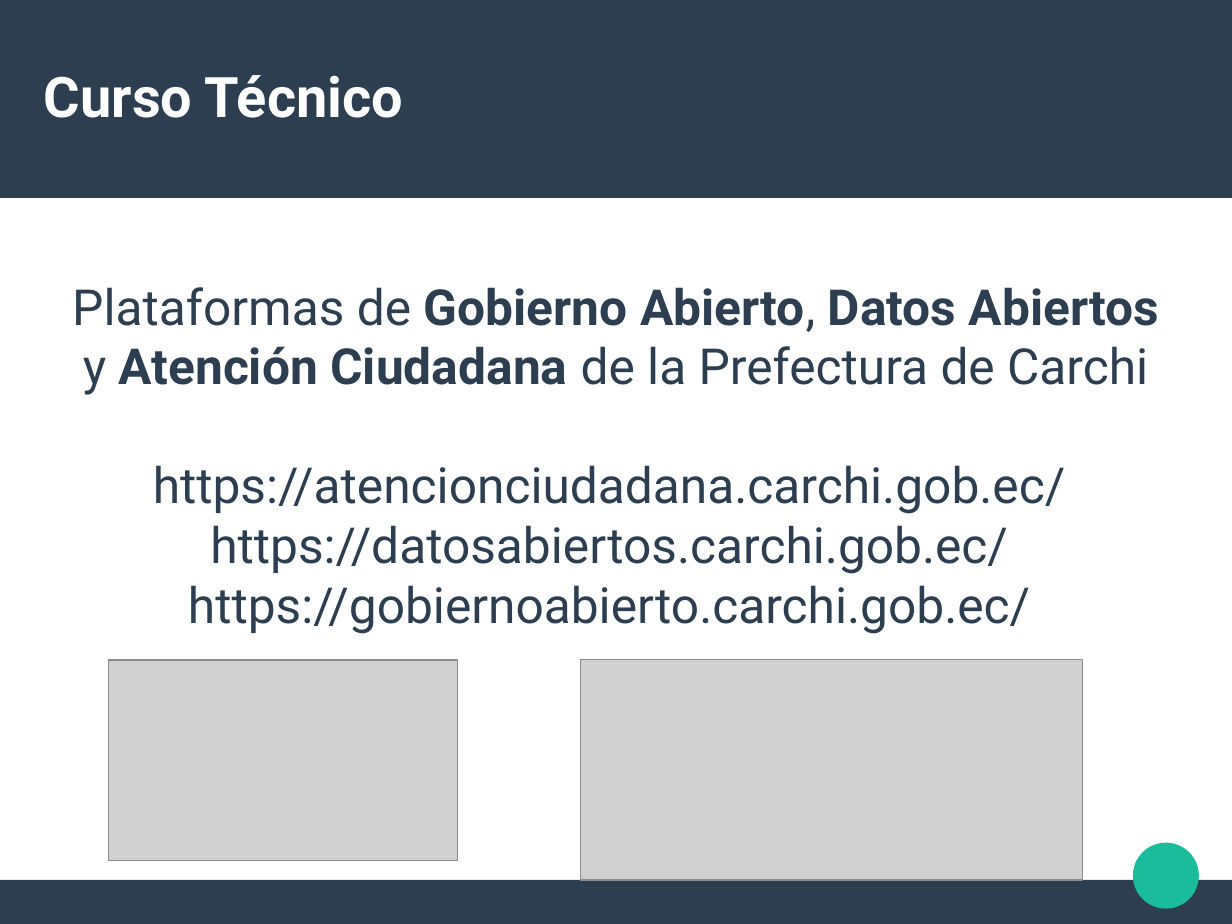
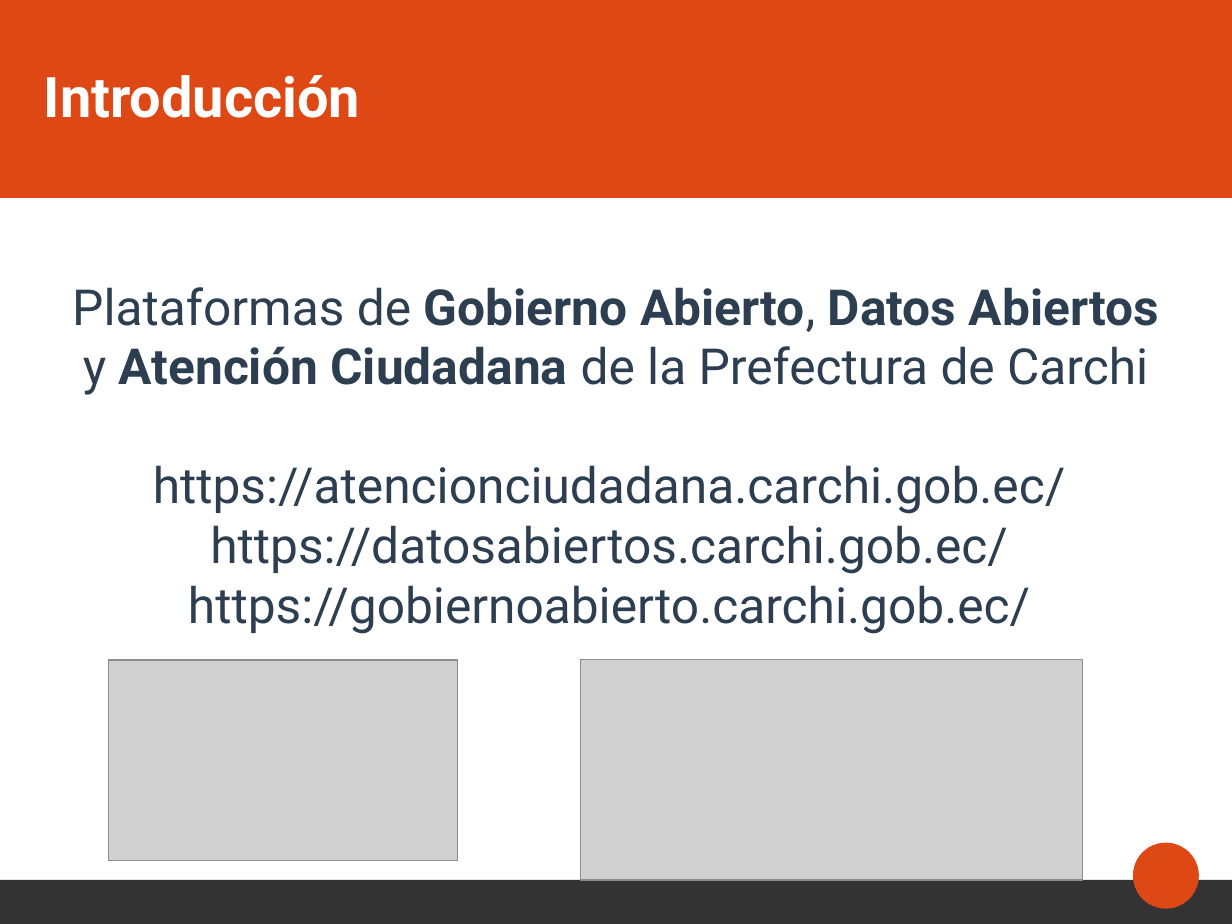
Before and after one commit to alabs/carchi_deploy, a slide deck: slide 2 of 9.Presentacion/presentacion.odp. Drawn at 1232x924 pixels with LibreOffice and Linux fonts; fonts in the diff are those of the drawing; grey boxes stand for pictures. Boxes give left, top, right and bottom in pixels: in the first picture for what was removed or moved away, otherwise in the second. Text is boxed around its words. In the diff, an @@ line names an element or a change of style, - is before the commit and + after.

```diff
--- a/9.Presentacion/presentacion.odp
+++ b/9.Presentacion/presentacion.odp
@@ rectangle at [0, 0, 1232, 198]: fill #2C3E50 to #DD4814 @@
@@ title at [44, 75, 360, 118]: text changed @@
-Curso Técnico
+Introducción
@@ ellipse at [1134, 843, 1200, 909]: fill #1ABC9C to #DD4814 @@
@@ rectangle at [0, 880, 1232, 923]: fill #2C3E50 to #333333 @@
```
Also in this commit, not shown: 33 other slides changed, 2 slides added, 2 slides removed, 10 other files.
